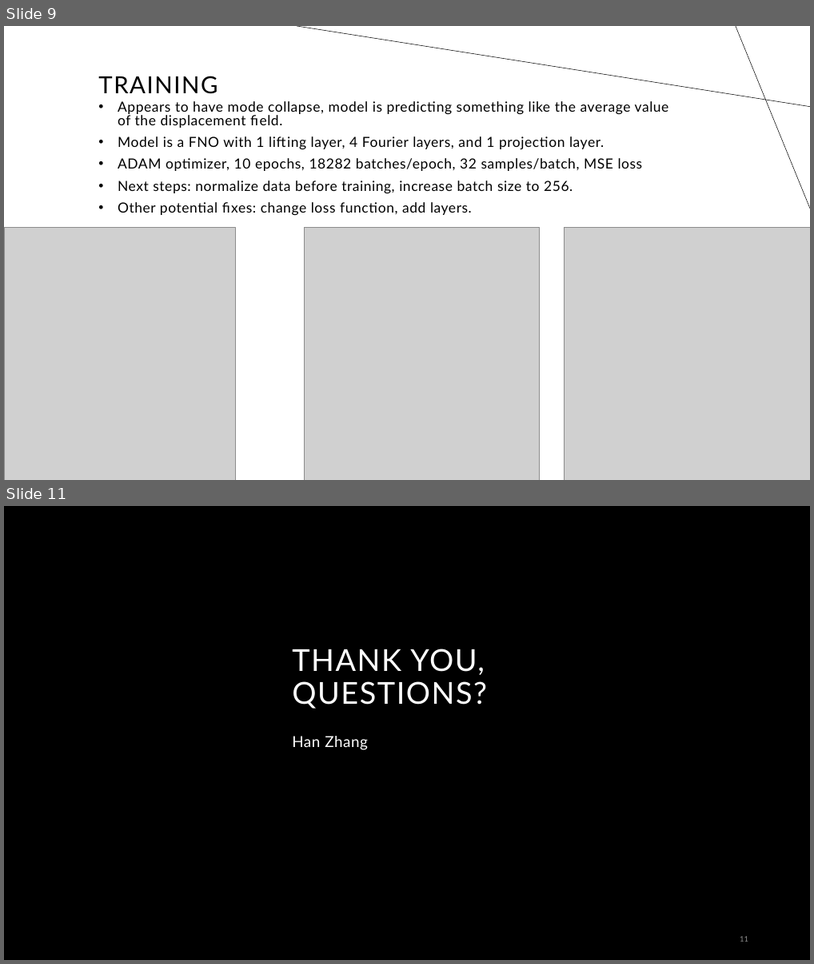
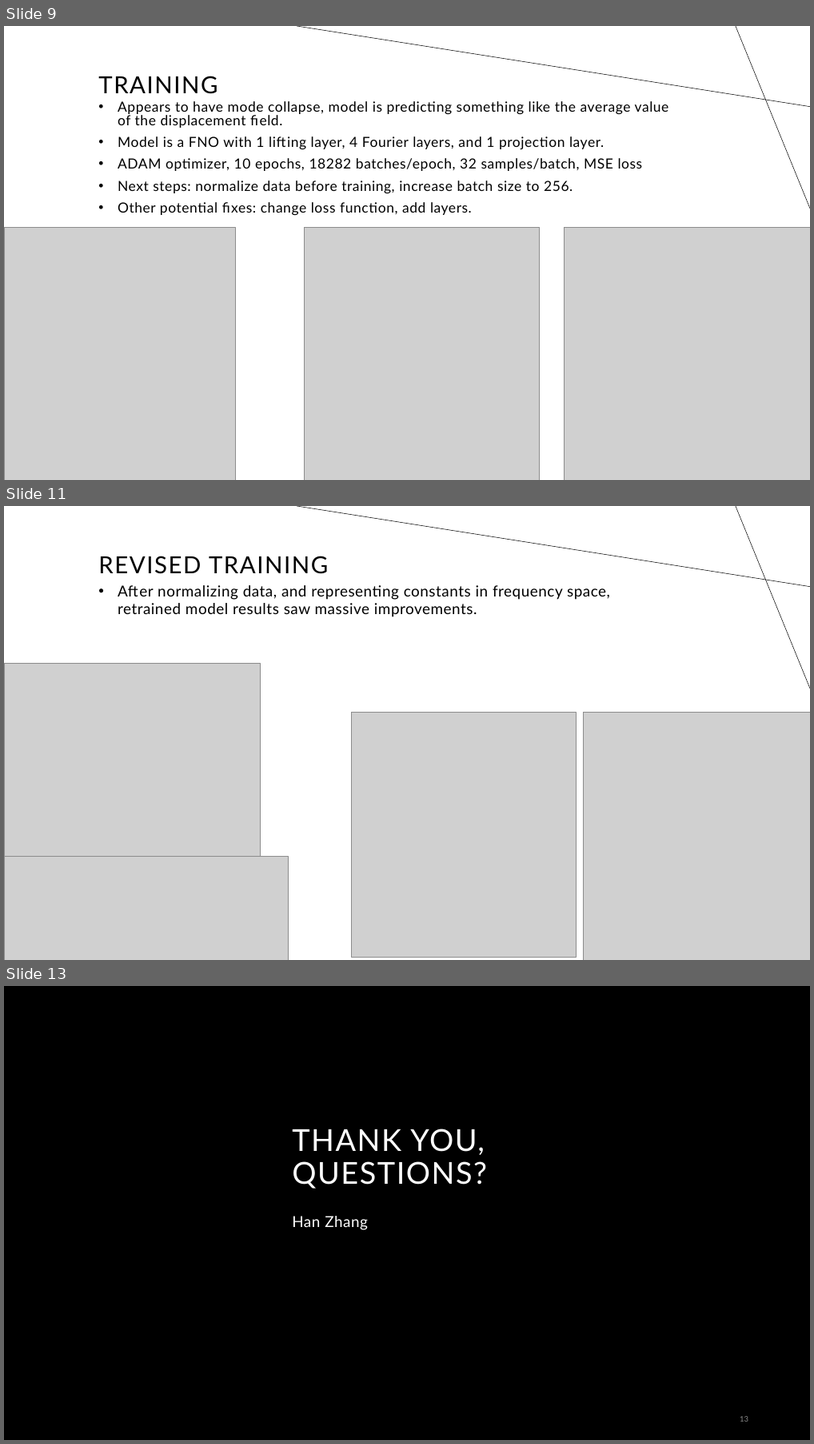
Before and after one commit to trutheresy/NO-2D-Metamaterials, a slide deck: Fourier Neural Operators.pptx. Shown one above the other, each under a label of ours: slides 9 and 11 before the commit, slides 9, 11 and 13 after it; the slides between them are not shown. The pictures are 814x964 and 814x1444 pixels, drawn with LibreOffice and Linux fonts; fonts in the diff are those of the drawing; grey boxes stand for pictures; background and template pictures are left out. Boxes give left, top, right and bottom in pixels: in the first picture for what was removed or moved away, otherwise in the second. Text is boxed around its words. In the diff, an @@ line names an element or a change of style, - is before the commit and + after.

```diff
--- a/Fourier Neural Operators.pptx
+++ b/Fourier Neural Operators.pptx
@@ slide 11 added at <box>4,506,810,960</box>, background #FFFFFF; not listed: 2 template elements that a slide beside it also shows @@
@@ title added at <box>98,556,328,574</box>, 28 pt, text #000000 @@
+REVISED TRAINING
@@ text added at <box>118,585,610,617</box>, 18 pt, text #000000 @@
+• After normalizing data, and representing constants in frequency space, retrained model results saw massive improvements.
@@ picture added at <box>4,663,261,856</box> @@
@@ picture added at <box>352,712,576,956</box> @@
@@ picture added at <box>583,712,810,960</box> @@
@@ picture added at <box>4,856,288,960</box> @@
@@ what was slide 11 is now slide 13 @@
@@ page number at <box>740,1416,749,1421</box>: text changed @@
-11
+13
```
Also in this commit, not shown: 2 slides changed, 1 other slide added, 13 other files.
